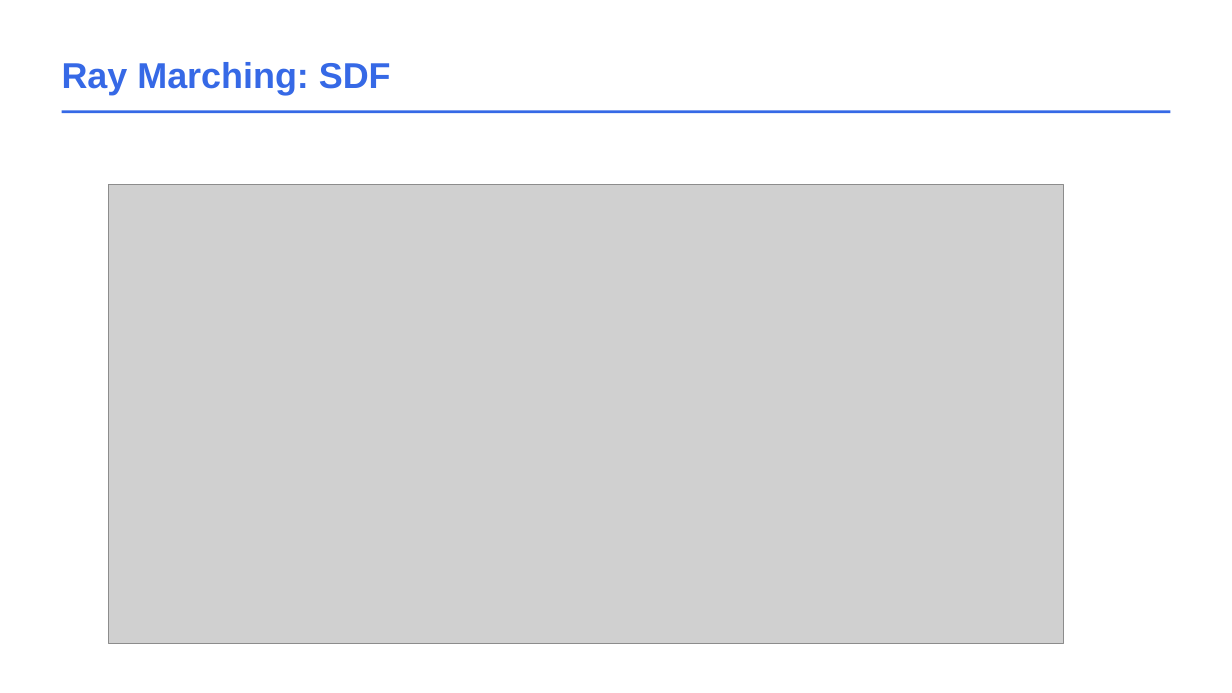
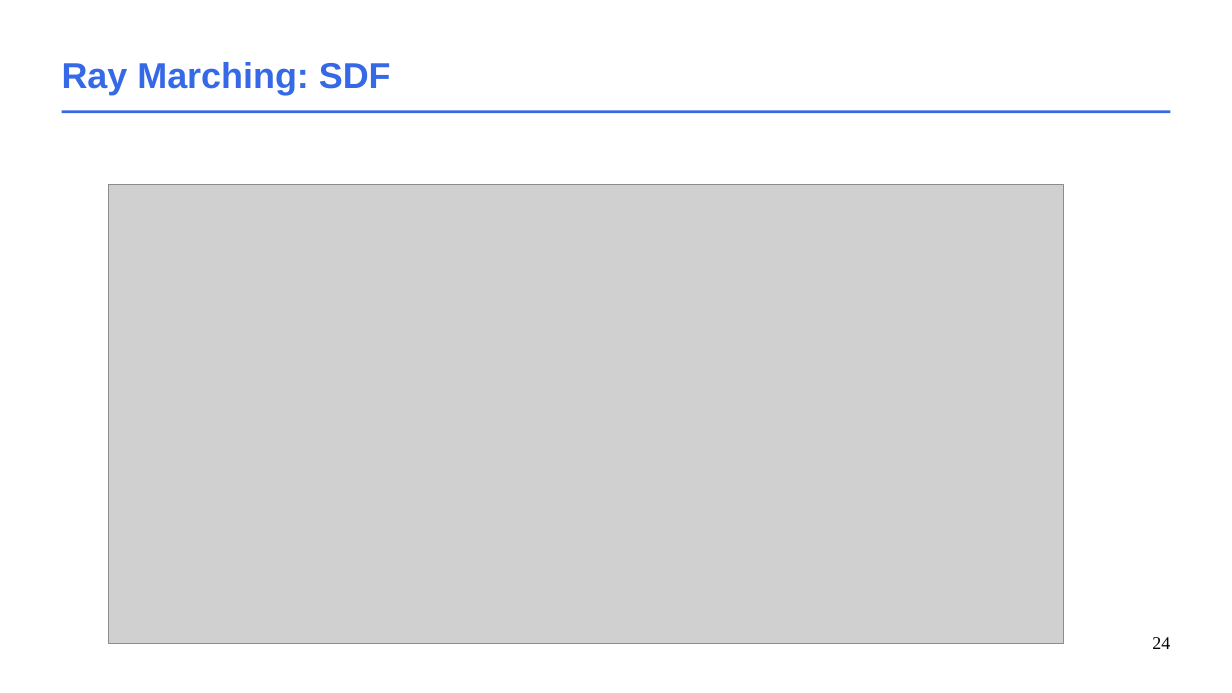
Before and after one commit to schreckc/schreckc.github.io, a slide deck: slide 24 of cours/graphics_ray_marching.odp (slide 23 before the commit). Drawn at 1232x693 pixels with LibreOffice and Linux fonts; fonts in the diff are those of the drawing; grey boxes stand for pictures. Boxes give left, top, right and bottom in pixels: in the first picture for what was removed or moved away, otherwise in the second. Text is boxed around its words. In the diff, an @@ line names an element or a change of style, - is before the commit and + after.

Commit message:
change pres ray marching

```diff
--- a/cours/graphics_ray_marching.odp
+++ b/cours/graphics_ray_marching.odp
@@ page number added at <box>1152,637,1170,649</box>, 14 pt, text #000000 @@
+24
```
Also in this commit, not shown: 38 other slides changed, 3 slides added.
